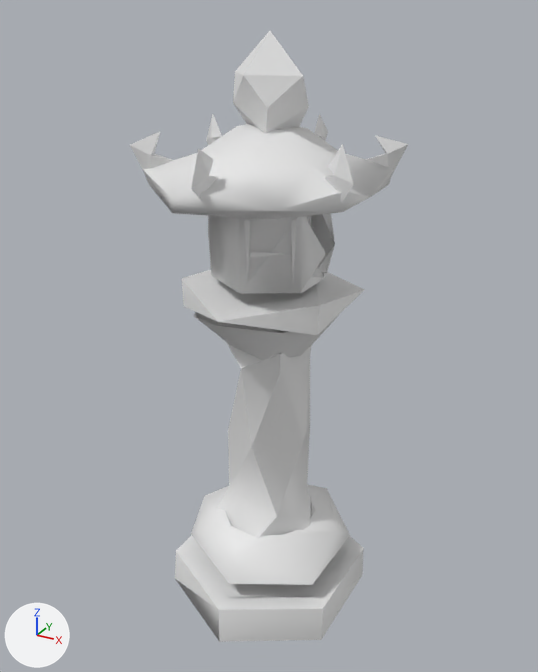
An edit to the glTF model game/assets/props/SM_StoneLantern_01.glb, drawn before and after from the same camera.
The view is the same before and after, from a 50 mm lens placed at (1.37, -2.5, 2.53), pointed at (-0.01, 0.02, 1.27). Lighting does not change. The marker at lower left points along +X, +Y and +Z. The older version comes first. Vertices at exactly the same position are counted once.

The first picture shows 'SM_StoneLantern_01'.
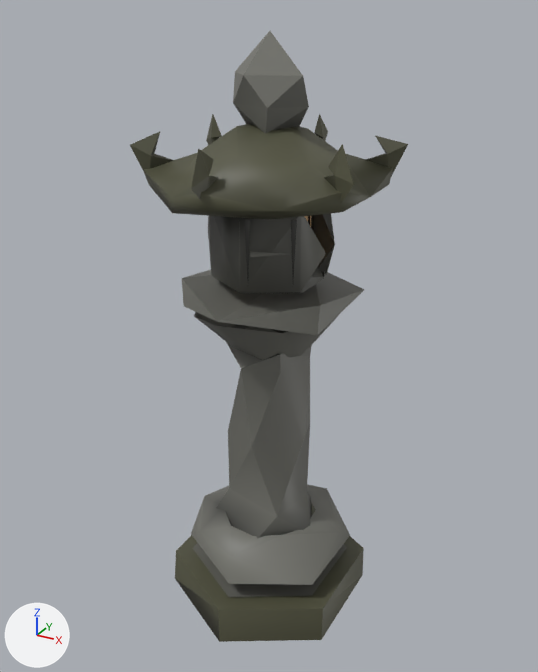
The change, as JSON lines over the scene's bpy script:
```json
{"op": "add", "block": "mat_x_prop", "code": "n2 = _N.new('ShaderNodeMix'); n2.name = 'Mix'"}
{"op": "add", "block": "mat_x_prop", "code": "n2.data_type = 'RGBA'"}
{"op": "add", "block": "mat_x_prop", "code": "n2.blend_type = 'MULTIPLY'"}
{"op": "add", "block": "mat_x_prop", "code": "n2.inputs[0].default_value = 1.0  # 'Factor'"}
{"op": "add", "block": "mat_x_prop", "code": "n2.inputs[7].default_value = (0.8, 0.8, 0.8, 1.0)  # 'B', white #e7e7e7"}
{"op": "add", "block": "mat_x_prop", "code": "n3 = _N.new('ShaderNodeVertexColor'); n3.name = 'Color Attribute'"}
{"block": "mat_x_prop", "where": "n0 = _N.new('ShaderNodeBsdfPrincipled'); n0.name = 'Principled BSDF'"}
{"op": "add", "block": "mat_x_prop", "code": "_L.new(n2.outputs[2], n0.inputs[0])  # 'Result' to 'Base Color'"}
{"op": "add", "block": "mat_x_prop", "code": "_L.new(n3.outputs[0], n2.inputs[6])  # 'Color' to 'A'"}
{"block": "me_sm_stonelantern_01_001", "where": "me_sm_stonelantern_01_001.from_pydata(...)  # 303 vertices, 448 faces; spans x -0.45..0.45, y -0.52..0.53, z 0.0..2.46"}
{"block": "me_sm_stonelantern_01_001", "where": "# used by ob_sm_stonelantern_01; location = (0.0, 0.0, 0.0)"}
{"block": "me_sm_stonelantern_01_001", "change": "me_sm_stonelantern_01_001 part 1: vertex colours changed"}
```

Boxes (x1, y1, x2, y2) around the edits, measured in the pictures (538 x 672 px):
```json
{"object": "SM_StoneLantern_01", "change": "recoloured", "before": [130, 31, 408, 642], "after": [130, 31, 408, 642], "on screen": "darker"}
```
